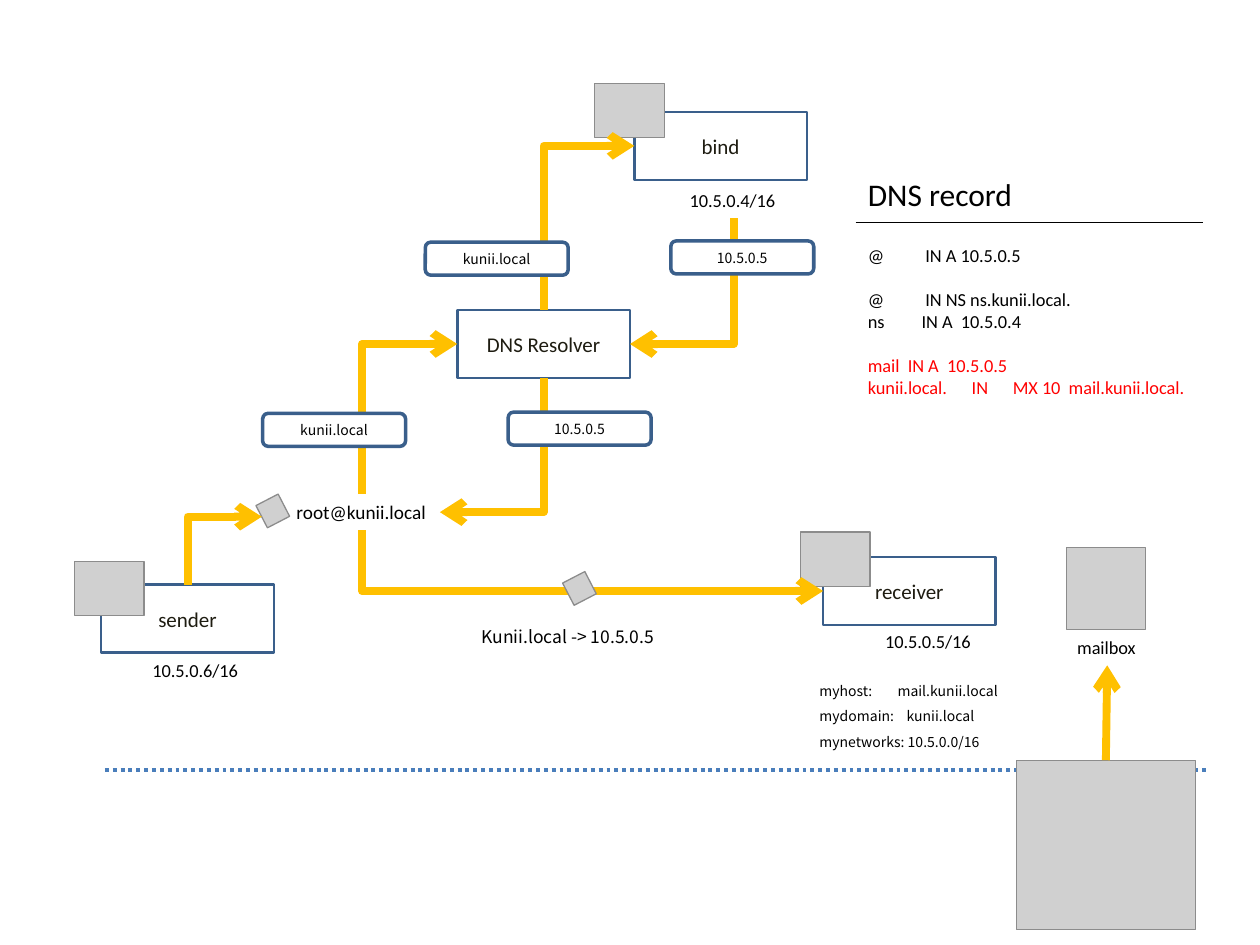
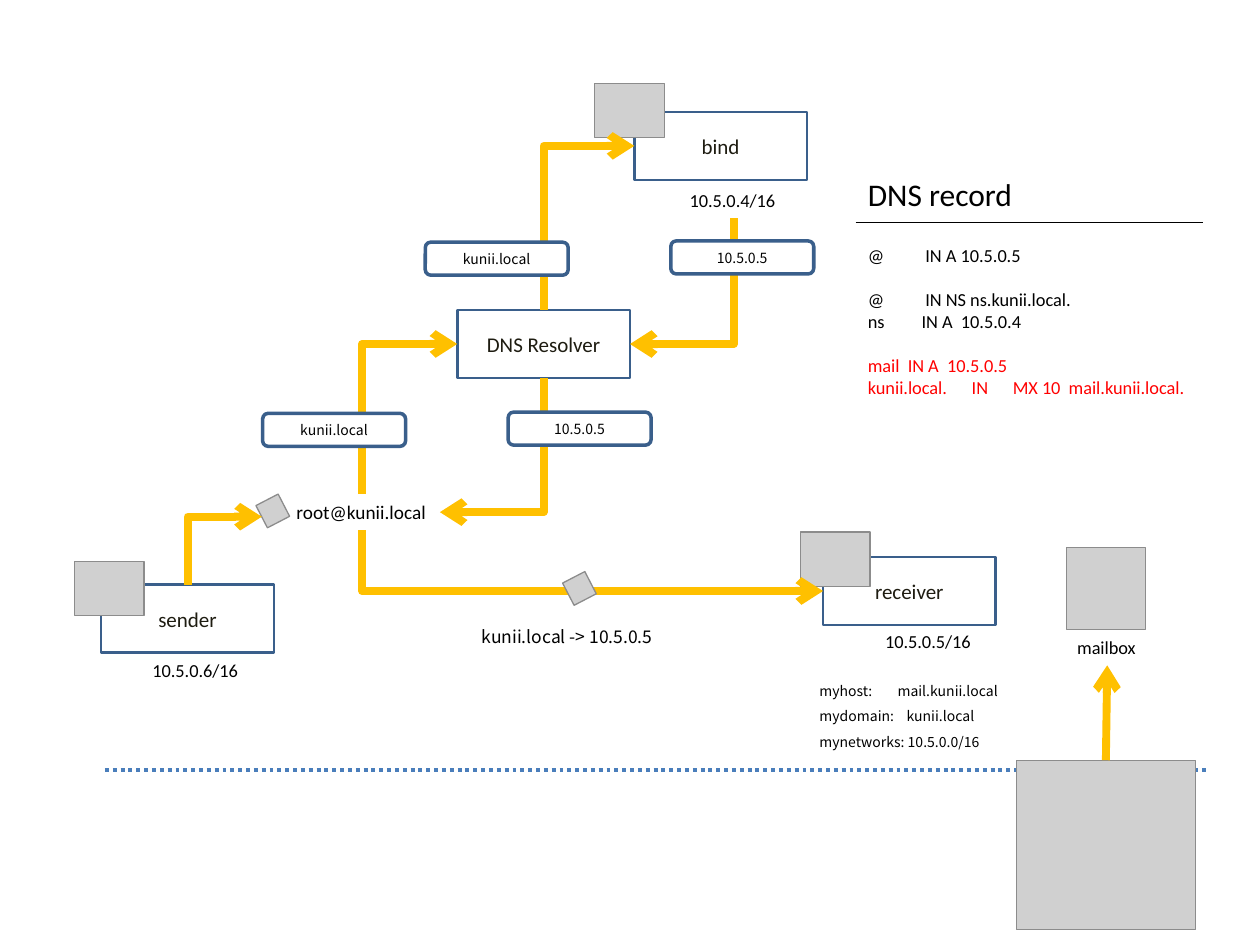
Before and after one commit to kuniiskywalker/mail-tester, a slide deck: slide 1 of summary.pptx. Drawn at 1260x945 pixels with LibreOffice and Linux fonts; fonts in the diff are those of the drawing; grey boxes stand for pictures. Boxes give left, top, right and bottom in pixels: in the first picture for what was removed or moved away, otherwise in the second. Text is boxed around its words. In the diff, an @@ line names an element or a change of style, - is before the commit and + after.

```diff
--- a/summary.pptx
+++ b/summary.pptx
@@ text at (482,629,652,644): text changed @@
-Kunii.local -> 10.5.0.5
+kunii.local -> 10.5.0.5
```
Also in this commit, not shown: 1 other file.
